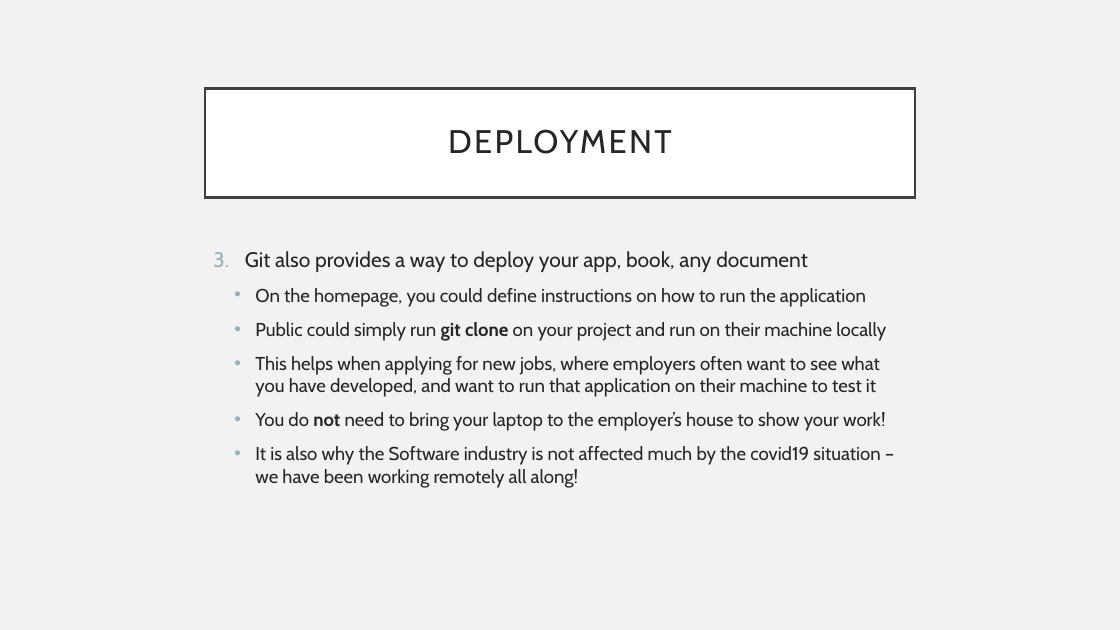
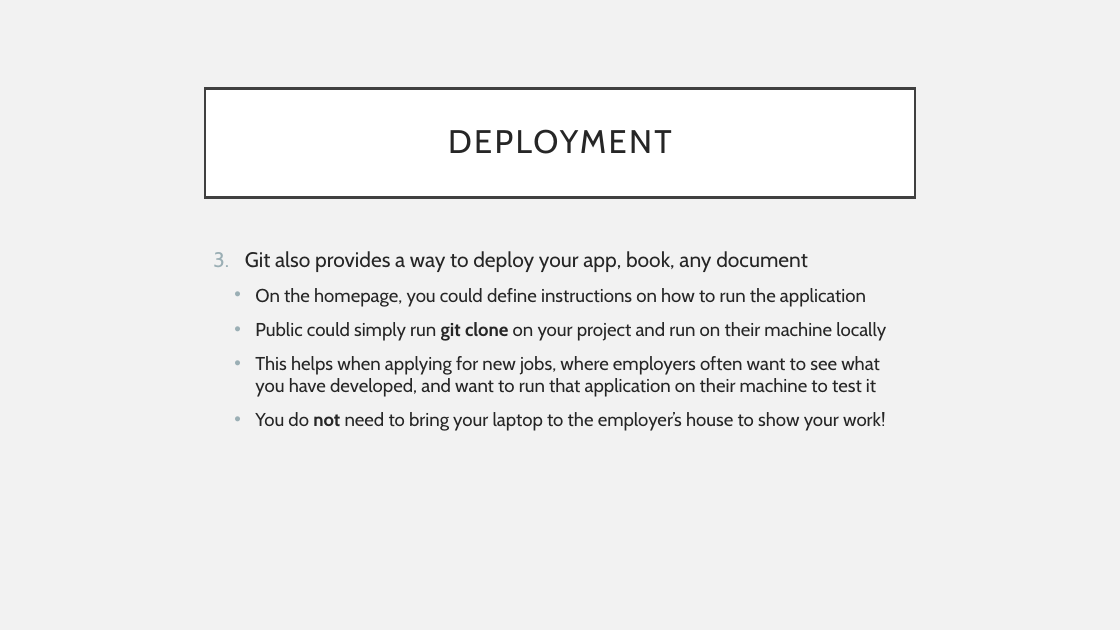
Before and after one commit to asyrul21/recode-demos, a slide deck: slide 8 of GitBasics/slides/gitbasics.pptx (slide 9 before the commit). Drawn at 1120x630 pixels with LibreOffice and Linux fonts; fonts in the diff are those of the drawing. Boxes give left, top, right and bottom in pixels: in the first picture for what was removed or moved away, otherwise in the second. Text is boxed around its words. In the diff, an @@ line names an element or a change of style, - is before the commit and + after.

```diff
--- a/GitBasics/slides/gitbasics.pptx
+++ b/GitBasics/slides/gitbasics.pptx
@@ text at box(255, 446, 880, 488): paragraph removed @@
-  • It is also why the Software industry is not affected much by the covid19 situation – we have been working remotely all along!
```
Also in this commit, not shown: 1 other slide changed, 1 slide added, 2 slides removed, 3 other files.
